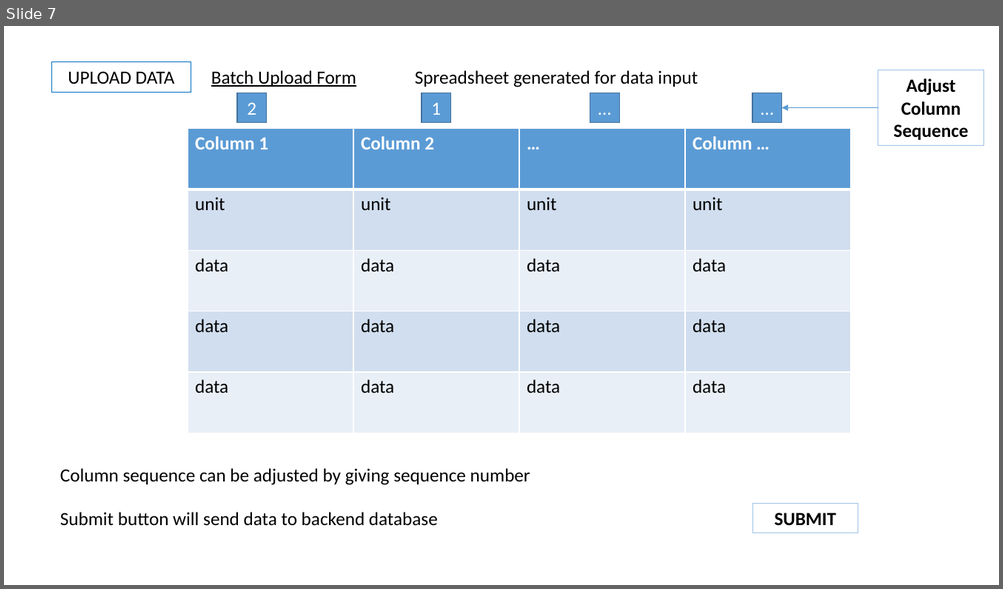
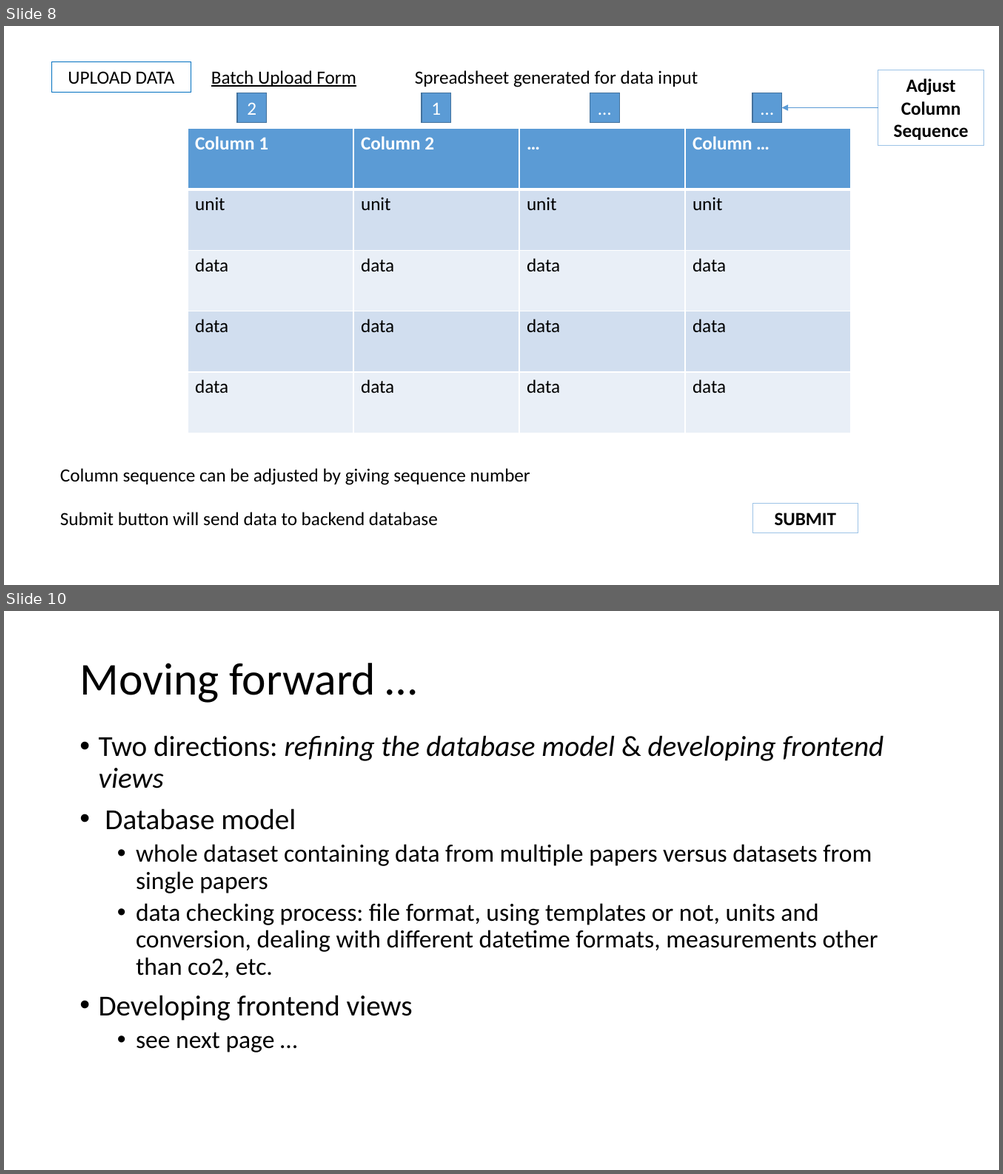
Before and after one commit to geohackweek/ghw2018_web_portal_inlandwater_co2, a slide deck: docs/Web portal.pptx. Shown one above the other, each under a label of ours: slide 7 before the commit, slides 8 and 10 after it; the slides between them are not shown. The pictures are 1003x589 and 1003x1174 pixels, drawn with LibreOffice and Linux fonts; fonts in the diff are those of the drawing. Boxes give left, top, right and bottom in pixels: in the first picture for what was removed or moved away, otherwise in the second. Text is boxed around its words. In the diff, an @@ line names an element or a change of style, - is before the commit and + after.

```diff
--- a/docs/Web portal.pptx
+++ b/docs/Web portal.pptx
@@ slide 10 added at bbox=[4, 611, 999, 1170], background #FFFFFF @@
@@ title added at bbox=[79, 663, 375, 703], 44 pt, text #000000 @@
+Moving forward …
@@ text added at bbox=[99, 735, 884, 1053], 24 pt, text #000000 @@
+• Two directions: refining the database model & developing frontend views
+• Database model
+  • whole dataset containing data from multiple papers versus datasets from single papers
+  • data checking process: file format, using templates or not, units and conversion, dealing with different datetime formats, measurements other than co2, etc.
+• Developing frontend views
+  • see next page …
@@ what was slide 7 is now slide 8 @@
```
Also in this commit, not shown: 7 slides changed, 4 other slides added.
